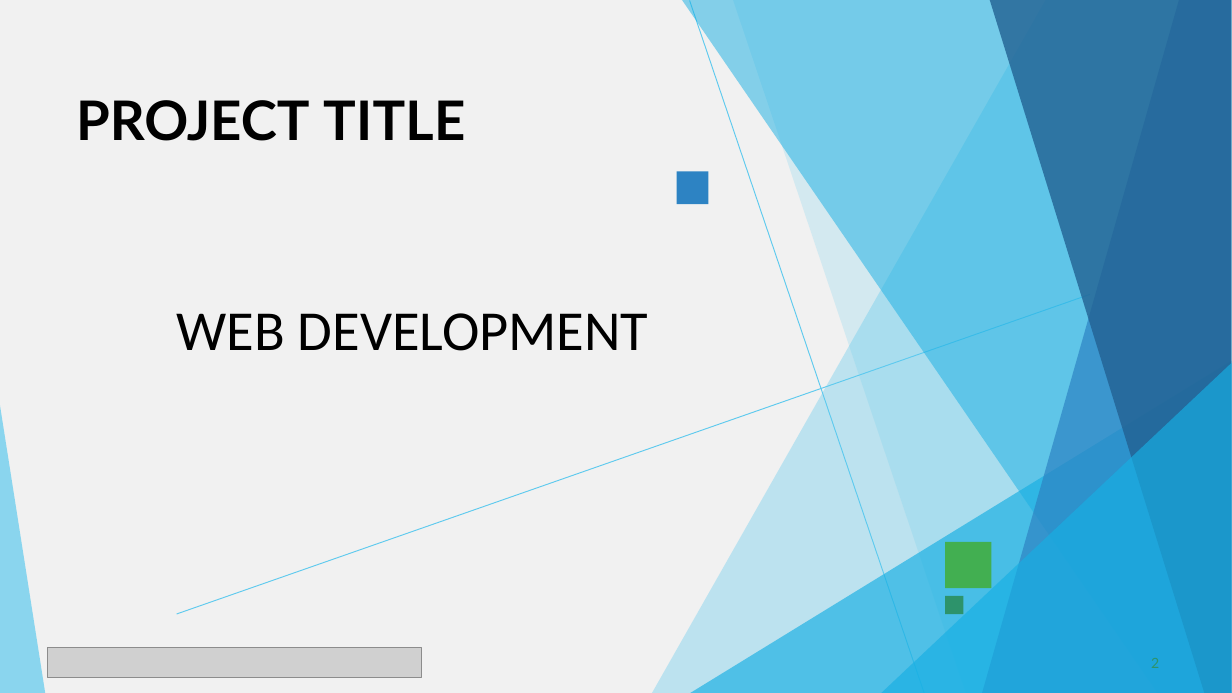
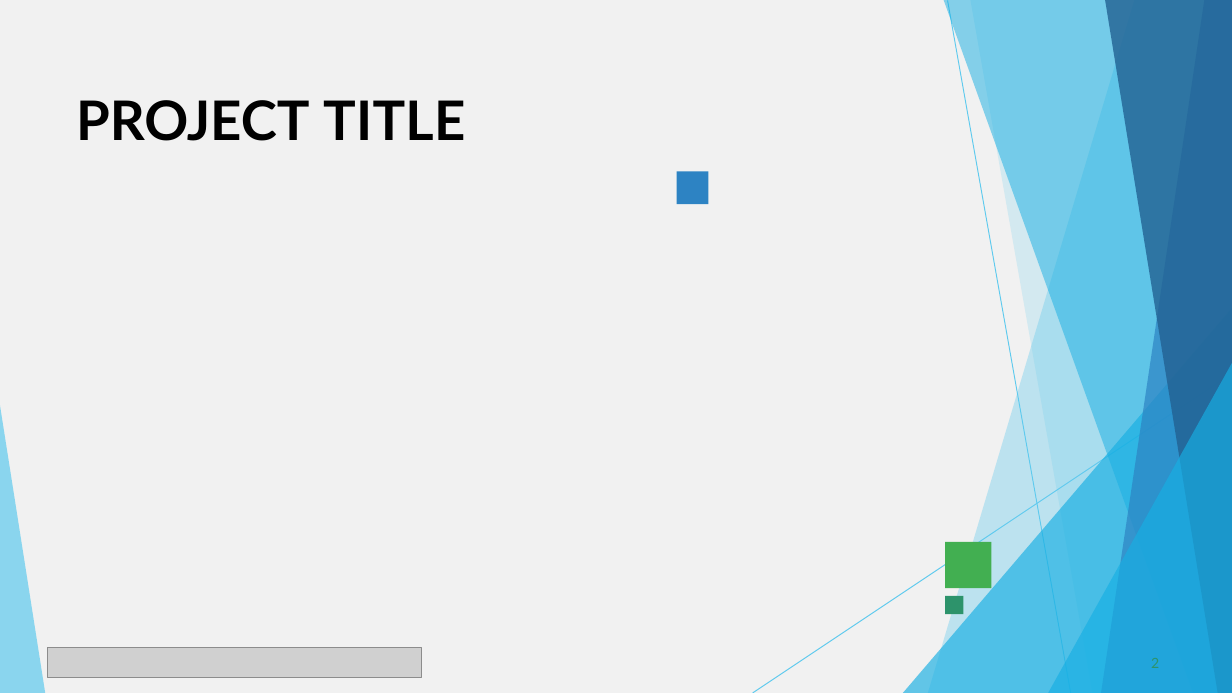
Before and after one commit to supriyasuresh2406-png/Supriya-s, a slide deck: slide 2 of PPT FWD TNSDC 2025 (2).pptx. Drawn at 1232x693 pixels with LibreOffice and Linux fonts; fonts in the diff are those of the drawing; grey boxes stand for pictures. Boxes give left, top, right and bottom in pixels: in the first picture for what was removed or moved away, otherwise in the second. Text is boxed around its words. In the diff, an @@ line names an element or a change of style, - is before the commit and + after.

```diff
--- a/PPT FWD TNSDC 2025 (2).pptx
+++ b/PPT FWD TNSDC 2025 (2).pptx
@@ freeform shape: place and size @@
-freeform shape at (653, 0, 1232, 693)
+freeform shape at (928, 0, 1232, 693)
@@ freeform shape: place and size @@
-freeform shape at (682, 0, 1232, 693)
+freeform shape at (944, 0, 1232, 693)
@@ freeform shape: place and size @@
-freeform shape at (689, 1, 924, 693)
+freeform shape at (948, 1, 1071, 693)
@@ freeform shape: place and size @@
-freeform shape at (733, 0, 1232, 693)
+freeform shape at (970, 0, 1232, 693)
@@ freeform shape: place and size @@
-freeform shape at (982, 0, 1232, 693)
+freeform shape at (1102, 0, 1232, 693)
@@ freeform shape: place and size @@
-freeform shape at (990, 0, 1232, 693)
+freeform shape at (1105, 0, 1232, 693)
@@ freeform shape removed at (177, 295, 1090, 615) @@
-WEB DEVELOPMENT
@@ freeform shape: place and size @@
-freeform shape at (882, 363, 1232, 693)
+freeform shape at (903, 308, 1232, 693)
@@ freeform shape: place and size @@
-freeform shape at (690, 360, 1232, 693)
+freeform shape at (753, 373, 1232, 693)
@@ freeform shape at (753, 373, 1232, 693): fill #17AFE3 at 66% opacity to none; outline none to #5FCAEE 0.75 pt @@
@@ freeform shape added at (1048, 363, 1232, 693), fill #17AFE3 at 66% opacity @@
```
Also in this commit, not shown: 7 other slides changed, 3 slides added, 2 slides removed.
